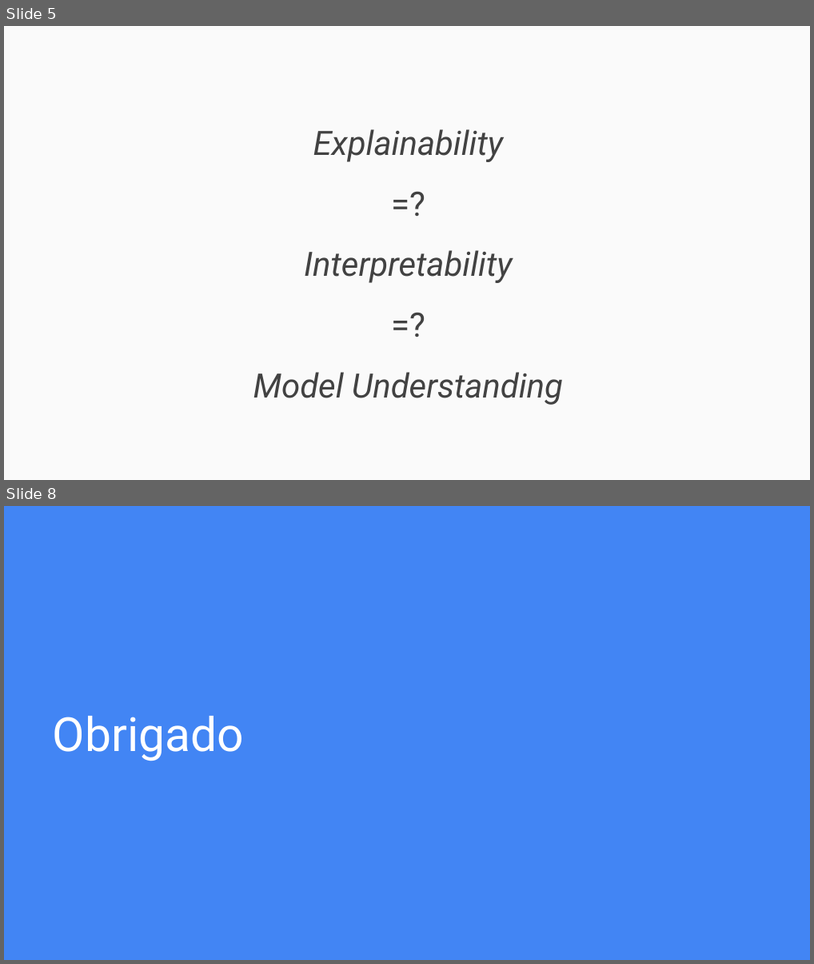
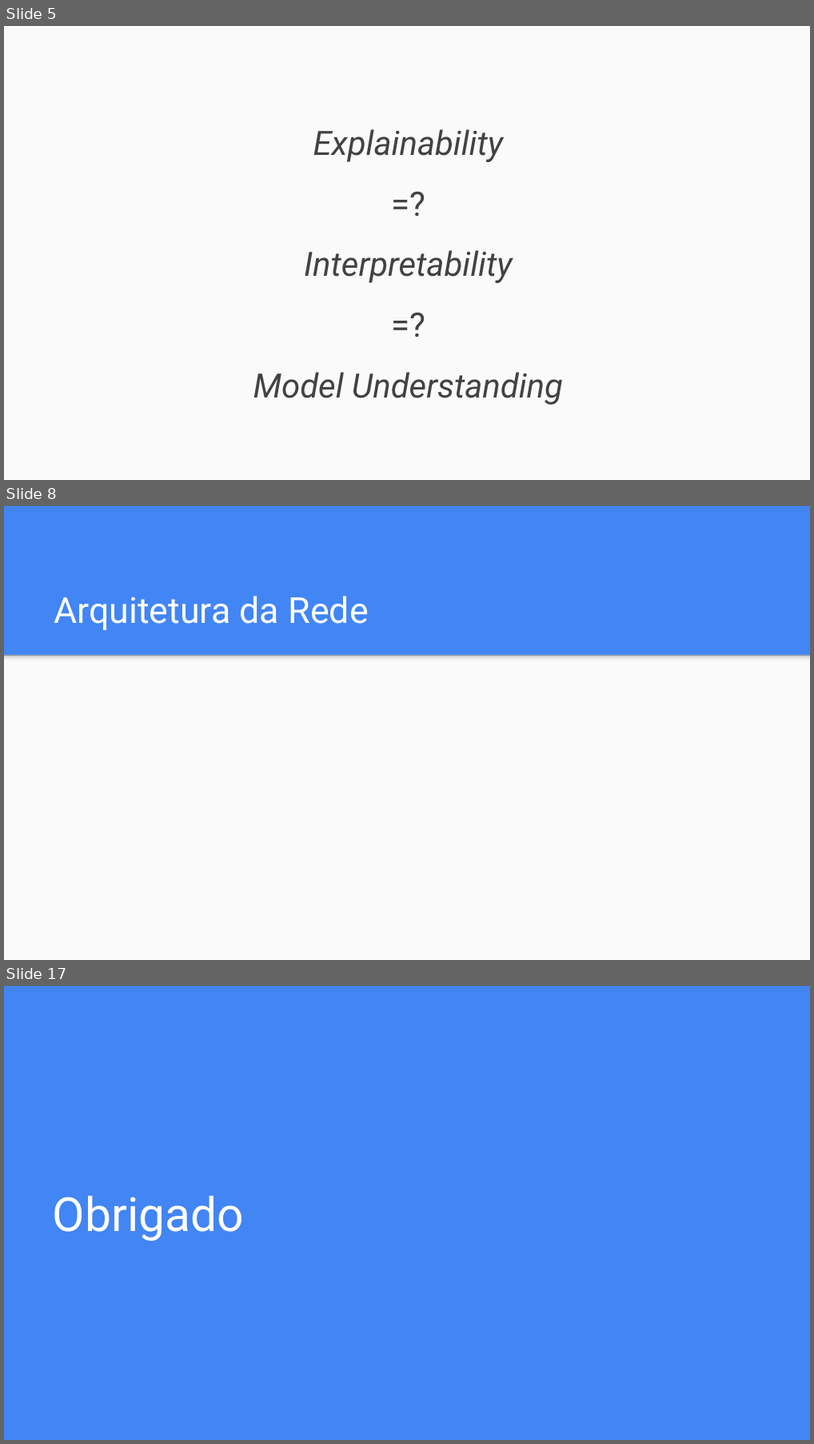
Before and after one commit to danieldasilvacosta/pucrio--vc--trabalhos--2022.2, a slide deck: Trabalho Final - Daniel da Silva Costa/Trabalho Final - Daniel da Silva Costa.pptx. Shown one above the other, each under a label of ours: slides 5 and 8 before the commit, slides 5, 8 and 17 after it; the slides between them are not shown. The pictures are 814x964 and 814x1444 pixels, drawn with LibreOffice and Linux fonts; fonts in the diff are those of the drawing. Boxes give left, top, right and bottom in pixels: in the first picture for what was removed or moved away, otherwise in the second. Text is boxed around its words. In the diff, an @@ line names an element or a change of style, - is before the commit and + after.

```diff
--- a/Trabalho Final - Daniel da Silva Costa/Trabalho Final - Daniel da Silva Costa.pptx
+++ b/Trabalho Final - Daniel da Silva Costa/Trabalho Final - Daniel da Silva Costa.pptx
@@ slide 8 added at [4, 506, 810, 960], background #4285F4 @@
@@ title added at [54, 596, 368, 630], 32 pt, text #FFFFFF @@
+Arquitetura da Rede
@@ rectangle added at [4, 654, 810, 959], fill #FAFAFA @@
@@ rectangle added at [4, 654, 810, 664], fill gradient #F9F9F9 to #DEDEDE to #999999 @@
@@ what was slide 8 is now slide 17 @@
```
Also in this commit, not shown: 5 slides changed, 8 other slides added, 2 other files.
